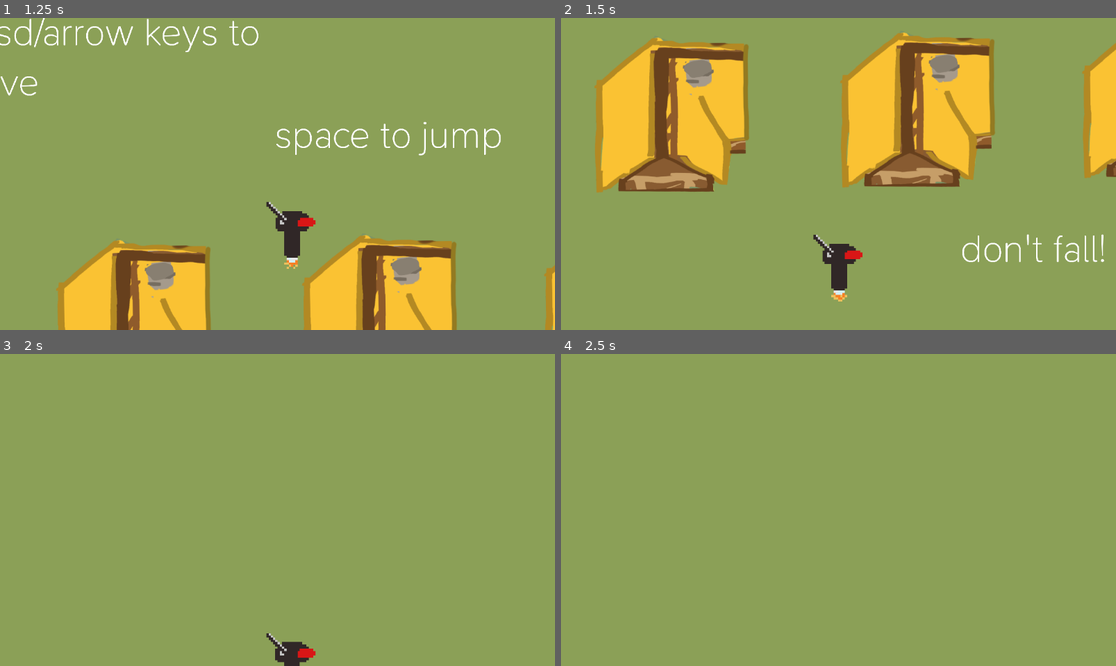
Above: before the commit, frames 1-4 (two rows, left to right).
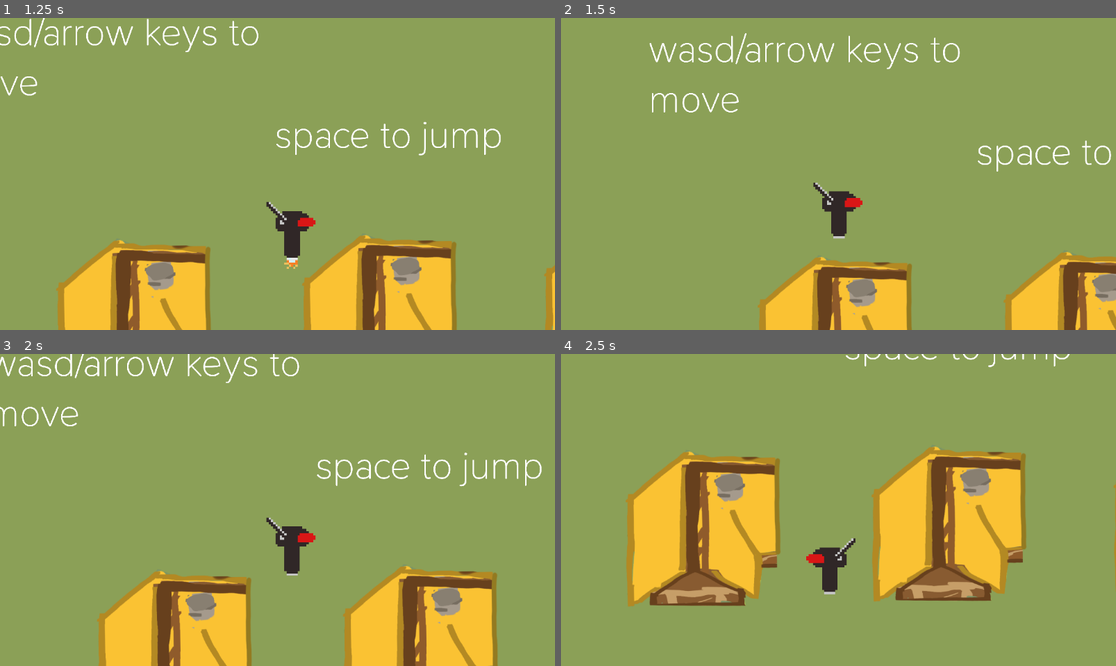
Above: after the commit, the same moments.

Repository: sophieTheProgrammer/queblejam
Game: Godot game, scene res://scenes/tutorial.tscn
Two runs of this game, one before a commit and one after it. Both use one fixed random seed, a clock stepped at 60 frames per second and the inputs below. This scene is started directly instead of the project's main scene.
Inputs:
- Up to frame 1 (1.25 s): hold Right (Right) from 0.53 s (still down); tap Space (Jump) at 0.77 s
- Up to frame 2 (1.5 s): keep holding Right (Right)
- Up to frame 3 (2 s): keep holding Right (Right); tap Space (Jump) at 1.52 s
- Up to frame 4 (2.5 s): release Right (Right) at 2.03 s; hold Left (Left) from 2.03 s (still down)

Frame 1 is identical in both runs. In frame 2, 38% of the frame differs, in the area x 6-100%, y 4-100%; in frame 3, 18%; in frame 4, 25%.

Commit message:
death added :D

Diff:
--- /dev/null
+++ b/scenes/death.gd
@@ -0,0 +1,5 @@
+extends Area2D
+
+func _on_area_entered(area: Area2D) -> void:
+	if !Global.debug:
+		get_tree().reload_current_scene()
--- /dev/null
+++ b/scenes/death.tscn
@@ -0,0 +1,16 @@
+[gd_scene format=3 uid="uid://b7xavbirsinof"]
+
+[ext_resource type="Script" uid="uid://hf0iiyncmar1" path="res://scenes/death.gd" id="1_0hhgj"]
+
+[sub_resource type="RectangleShape2D" id="RectangleShape2D_t81tr"]
+size = Vector2(478.375, 394)
+
+[node name="Death" type="Area2D" unique_id=1216396373]
+collision_layer = 4
+collision_mask = 4
+script = ExtResource("1_0hhgj")
+
+[node name="Death" type="CollisionShape2D" parent="." unique_id=1503521872]
+shape = SubResource("RectangleShape2D_t81tr")
+
+[connection signal="area_entered" from="." to="." method="_on_area_entered"]
--- a/scenes/enemy.tscn
+++ b/scenes/enemy.tscn
@@ -1,14 +1,16 @@
 [gd_scene format=3 uid="uid://ciuakvp37r8bx"]
 
 [ext_resource type="Script" uid="uid://bdj0i58yreqs3" path="res://scripts/enemy.gd" id="1_7p1mj"]
+[ext_resource type="PackedScene" uid="uid://b7xavbirsinof" path="res://scenes/death.tscn" id="2_md0e3"]
 
 [sub_resource type="RectangleShape2D" id="RectangleShape2D_7p1mj"]
 size = Vector2(25, 24)
 
-[node name="enemy" type="CharacterBody2D" unique_id=1707054168]
+[node name="enemy" type="CharacterBody2D" unique_id=1707054168 node_paths=PackedStringArray("Goal")]
 collision_layer = 2
 collision_mask = 2
 script = ExtResource("1_7p1mj")
+Goal = NodePath(".")
 
 [node name="ColorRect" type="ColorRect" parent="." unique_id=1768919789]
 offset_left = -63.0
@@ -26,13 +28,8 @@
 [node name="CollisionShape2D" type="CollisionShape2D" parent="." unique_id=1831516010]
 shape = SubResource("RectangleShape2D_7p1mj")
 
-[node name="Area2D" type="Area2D" parent="." unique_id=635515735]
-collision_layer = 2
-collision_mask = 2
-
-[node name="CollisionShape2D" type="CollisionShape2D" parent="Area2D" unique_id=1743671235]
-scale = Vector2(3.18, 3.18)
-shape = SubResource("RectangleShape2D_7p1mj")
+[node name="Death" parent="." unique_id=1216396373 instance=ExtResource("2_md0e3")]
+position = Vector2(-5.9604645e-08, 0)
+scale = Vector2(0.17, 0.19)
 
 [connection signal="timeout" from="Timer" to="." method="_on_timer_timeout"]
-[connection signal="area_entered" from="Area2D" to="." method="_on_area_2d_area_entered"]
--- a/scenes/tutorial.tscn
+++ b/scenes/tutorial.tscn
@@ -1,32 +1,35 @@
-[gd_scene format=3 uid="uid://bne4cbex41o6b"]
+[gd_scene format=3 uid="uid://cpwhdgoa80efg"]
 
 [ext_resource type="PackedScene" uid="uid://fqnpaxidr784" path="res://scenes/player.tscn" id="1_8ho6b"]
 [ext_resource type="PackedScene" uid="uid://cn2rabxmse2ls" path="res://scenes/house.tscn" id="2_ph3nu"]
 [ext_resource type="PackedScene" uid="uid://bey60bmk2kegn" path="res://scenes/tree.tscn" id="3_ph3nu"]
+[ext_resource type="PackedScene" uid="uid://b7xavbirsinof" path="res://scenes/death.tscn" id="4_4kmhl"]
 
 [node name="tutorial" type="Node2D" unique_id=1205344489]
+position = Vector2(406, -1182)
 
 [node name="player" parent="." unique_id=575009404 instance=ExtResource("1_8ho6b")]
 
 [node name="houses" type="Node" parent="." unique_id=1386070607]
 
 [node name="house3" parent="houses" unique_id=1050645927 instance=ExtResource("2_ph3nu")]
-position = Vector2(2528, 574)
+position = Vector2(2934, -608)
 
 [node name="house2" parent="houses" unique_id=273667713 instance=ExtResource("2_ph3nu")]
-position = Vector2(1272, 623)
+position = Vector2(1678, -559)
 
 [node name="house" parent="houses" unique_id=1621905291 instance=ExtResource("2_ph3nu")]
-position = Vector2(-4, 649)
+position = Vector2(402, -533)
 
 [node name="text" type="Node" parent="." unique_id=1531292137]
 
 [node name="trees" type="RichTextLabel" parent="text" unique_id=1504824620]
-offset_left = 3223.0
-offset_top = -1115.0
-offset_right = 5198.0
-offset_bottom = -146.0
+offset_left = 3629.0
+offset_top = -2297.0
+offset_right = 5604.0
+offset_bottom = -1328.0
 text = "trees will fall after you stand on them for too long"
+metadata/_edit_use_anchors_ = true
 
 [node name="dontfall" type="RichTextLabel" parent="text" unique_id=72647953]
 offset_left = 1486.0
@@ -36,25 +39,29 @@
 text = "don't fall!"
 
 [node name="jump" type="RichTextLabel" parent="text" unique_id=1491643755]
-offset_left = 716.0
-offset_top = -441.0
-offset_right = 2391.0
-offset_bottom = 100.0
+offset_left = 1122.0
+offset_top = -1623.0
+offset_right = 2797.0
+offset_bottom = -1082.0
 text = "space to jump"
+metadata/_edit_use_anchors_ = true
 
 [node name="wasd" type="RichTextLabel" parent="text" unique_id=1760828492]
-offset_left = -983.0
-offset_top = -974.0
-offset_right = 692.0
-offset_bottom = -433.0
+offset_left = -577.0
+offset_top = -2156.0
+offset_right = 1098.0
+offset_bottom = -1615.0
 text = "wasd/arrow keys to move"
+metadata/_edit_use_anchors_ = true
 
 [node name="trees" type="Node" parent="." unique_id=94419687]
 
-[node name="tree2" parent="trees" unique_id=1391525660 instance=ExtResource("3_ph3nu")]
-position = Vector2(4827, 770)
-script = null
+[node name="tree3" parent="trees" unique_id=1391525660 instance=ExtResource("3_ph3nu")]
+position = Vector2(4098, -393)
 
-[node name="tree" parent="trees" unique_id=1956730079 instance=ExtResource("3_ph3nu")]
-position = Vector2(3670, 791)
-script = null
+[node name="tree4" parent="trees" unique_id=1491794486 instance=ExtResource("3_ph3nu")]
+position = Vector2(5231, -417)
+
+[node name="Death" parent="." unique_id=1216396373 instance=ExtResource("4_4kmhl")]
+position = Vector2(3376, 1193)
+scale = Vector2(20, 1)
--- a/scripts/enemy.gd
+++ b/scripts/enemy.gd
@@ -17,7 +17,3 @@
 	if navigation.target_position != Goal.global_position && !Global.debug:
 		navigation.target_position = Goal.global_position
 		timer.start()
-
-func _on_area_2d_area_entered(area: Area2D) -> void:
-	if !Global.debug:
-		get_tree().reload_current_scene()
Not shown, added: scenes/death.gd.uid
